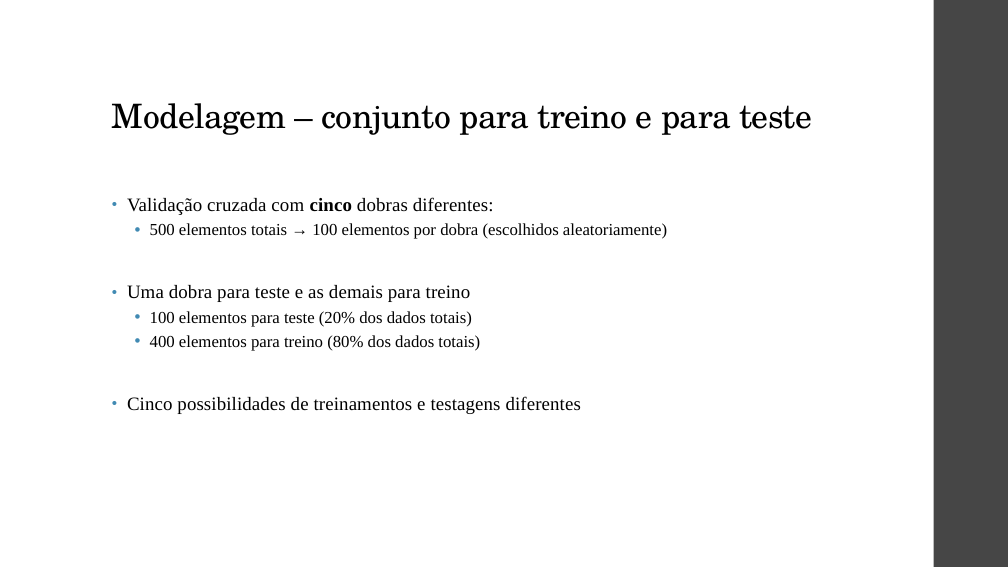
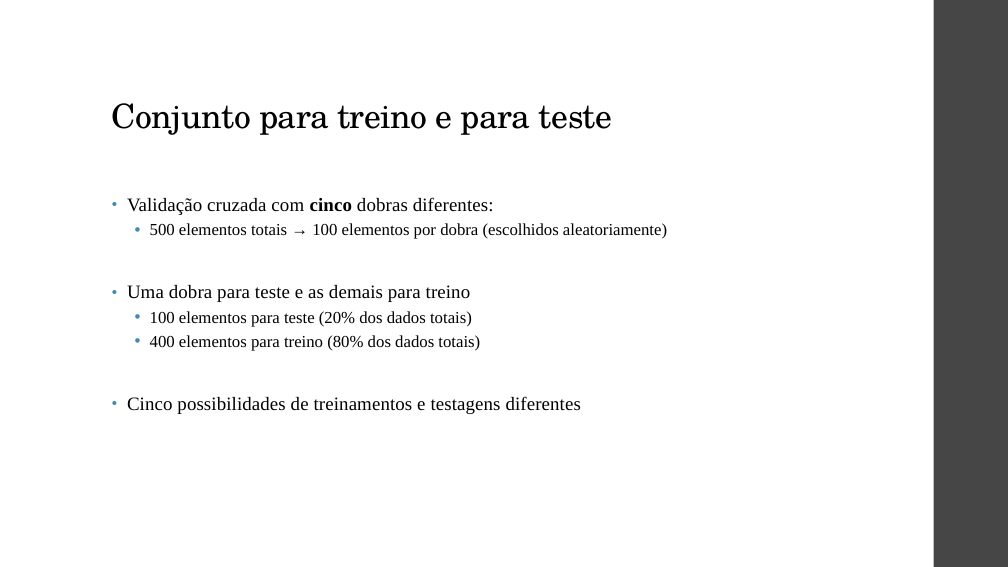
Before and after one commit to ViniPilan/avc-modeling, a slide deck: slide 16 of apresentação.pptx (slide 17 before the commit). Drawn at 1008x567 pixels with LibreOffice and Linux fonts; fonts in the diff are those of the drawing. Boxes give left, top, right and bottom in pixels: in the first picture for what was removed or moved away, otherwise in the second. Text is boxed around its words. In the diff, an @@ line names an element or a change of style, - is before the commit and + after.

```diff
--- a/apresentação.pptx
+++ b/apresentação.pptx
@@ title at (112, 103, 612, 135): text changed @@
-Modelagem – conjunto para treino e para teste
+Conjunto para treino e para teste
```
Also in this commit, not shown: 11 other slides changed, 2 slides added, 2 slides removed.
